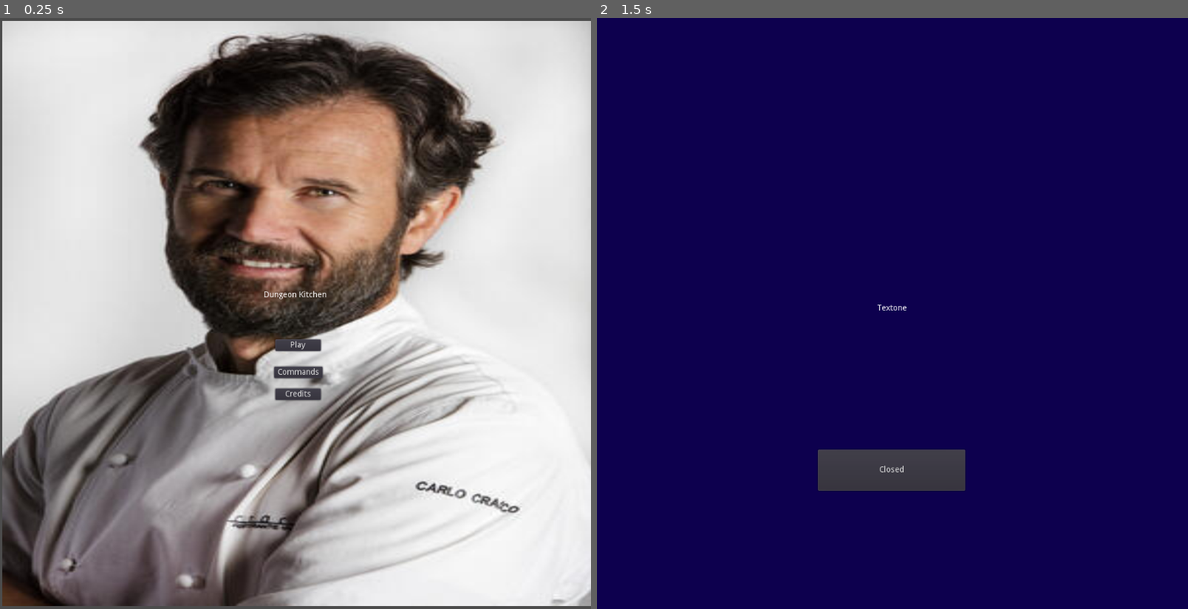
Above: before the commit, frames 1-2 (left to right).
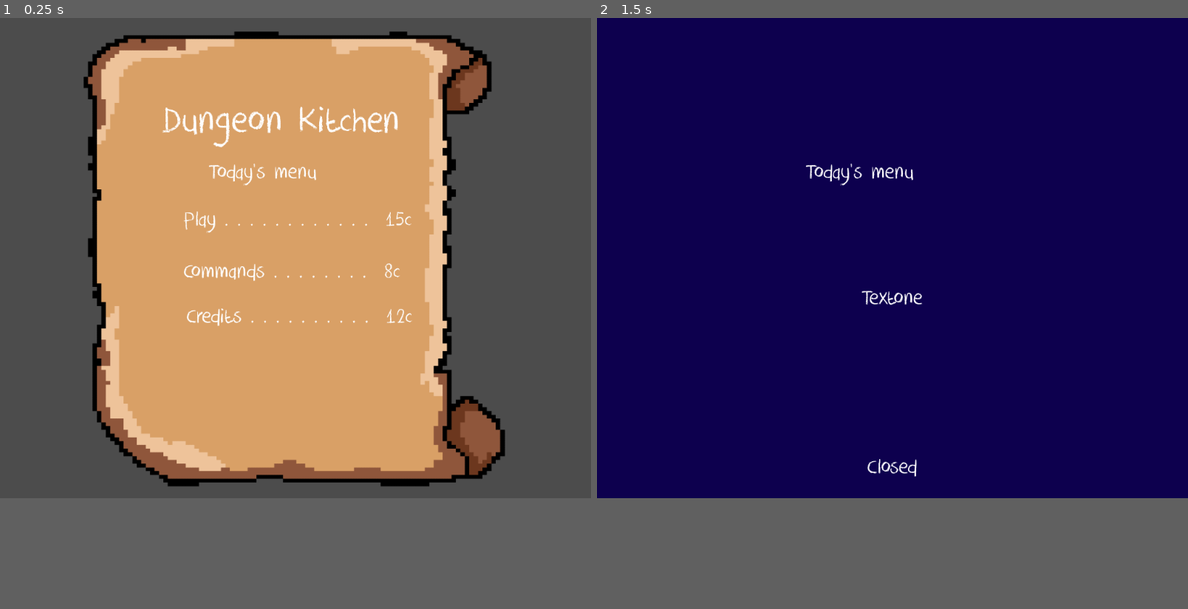
Above: after the commit, the same moments.

Repository: OscarPindaro/MiniJam152_Heroes
Game: Godot game, scene res://scenes/UI/menu/MainMenu.tscn
Same seed, same stepped clock (60 frames per second), same inputs: the game is played once before the commit and once after it. The project has no main scene, so this scene is started directly. The engine's default icon, where the game draws it, is replaced by a stand-in: a white triangle on a blue panel in a dark square.
Inputs:
- Up to frame 1 (0.25 s): no input
- Up to frame 2 (1.5 s): click "Commands" (after the commit: "Commands . . . . . . . . 8c") at 0.5 s; click "Credits" (after the commit: "Credits . . . . . . . . . . 1…") at 1.25 s
In our replay, the window is 800x800 before the commit and 800x650 after it. These sizes can differ from the game's own. Grey fills any space a smaller window leaves; there, only what the larger window draws over its background counts as a difference.

The runs differ from the first frame. In frame 1, 93% of the frame differs, in the area x 0-100%, y 0-100%; in frame 2, 2.1%.

Commit message:
new forn for main menu, waiting for chalkboard

Diff:
--- a/project.godot
+++ b/project.godot
@@ -25,7 +25,7 @@
 
 [display]
 
-window/size/height=1024
+window/size/height=832
 
 [global]
 
--- /dev/null
+++ b/scenes/UI/menu/MainMenu.tres
@@ -0,0 +1,30 @@
+[gd_resource type="Theme" load_steps=7 format=2]
+
+[ext_resource path="res://asset/UI/menu/fonts/DkCrayonCrumble-ddll.ttf" type="DynamicFontData" id=1]
+
+[sub_resource type="DynamicFont" id=1]
+size = 40
+font_data = ExtResource( 1 )
+
+[sub_resource type="StyleBoxEmpty" id=2]
+
+[sub_resource type="StyleBoxEmpty" id=3]
+
+[sub_resource type="StyleBoxEmpty" id=4]
+
+[sub_resource type="StyleBoxEmpty" id=5]
+
+[resource]
+default_font = SubResource( 1 )
+Button/colors/font_color = Color( 1, 1, 1, 1 )
+Button/colors/font_color_disabled = Color( 0.9, 0.9, 0.9, 0.2 )
+Button/colors/font_color_focus = Color( 1, 1, 1, 0.509804 )
+Button/colors/font_color_hover = Color( 1, 1, 1, 0.556863 )
+Button/colors/font_color_pressed = Color( 1, 1, 1, 0.490196 )
+Button/constants/hseparation = 2
+Button/fonts/font = SubResource( 1 )
+Button/styles/disabled = SubResource( 2 )
+Button/styles/focus = SubResource( 3 )
+Button/styles/hover = SubResource( 4 )
+Button/styles/normal = SubResource( 5 )
+Button/styles/pressed = null
--- a/scenes/UI/menu/MainMenu.tscn
+++ b/scenes/UI/menu/MainMenu.tscn
@@ -1,53 +1,60 @@
-[gd_scene load_steps=6 format=2]
+[gd_scene load_steps=8 format=2]
 
 [ext_resource path="res://scenes/UI/menu/Overlay.tscn" type="PackedScene" id=1]
-[ext_resource path="res://asset/UI/menu/carlocracco.jpg" type="Texture" id=2]
+[ext_resource path="res://asset/UI/scroll.png" type="Texture" id=2]
 [ext_resource path="res://scenes/UI/menu/MainMenu.gd" type="Script" id=3]
 [ext_resource path="res://scenes/TestItem.tscn" type="PackedScene" id=4]
+[ext_resource path="res://asset/UI/menu/fonts/DkCrayonCrumble-ddll.ttf" type="DynamicFontData" id=5]
+[ext_resource path="res://scenes/UI/menu/MainMenu.tres" type="Theme" id=6]
 
-[sub_resource type="Theme" id=1]
+[sub_resource type="DynamicFont" id=1]
+size = 70
+font_data = ExtResource( 5 )
 
 [node name="MainMenu" type="Control"]
 anchor_right = 1.0
 anchor_bottom = 1.0
-theme = SubResource( 1 )
+theme = ExtResource( 6 )
 script = ExtResource( 3 )
 game_scene = ExtResource( 4 )
 
-[node name="Carlocracco" type="Sprite" parent="."]
-position = Vector2( 515.5, 512 )
-scale = Vector2( 3.41, 2.25333 )
+[node name="Background" type="Sprite" parent="."]
+position = Vector2( 509, 417 )
+scale = Vector2( 0.92, 0.78 )
 texture = ExtResource( 2 )
 
 [node name="Title" type="Label" parent="."]
-margin_left = 457.0
-margin_top = 473.0
-margin_right = 566.0
-margin_bottom = 487.0
+margin_left = 268.0
+margin_top = 133.0
+margin_right = 708.0
+margin_bottom = 242.0
+custom_fonts/font = SubResource( 1 )
 text = "Dungeon Kitchen"
+align = 1
+valign = 1
 
 [node name="MainMenuTheme" type="AudioStreamPlayer" parent="."]
 
 [node name="PlayButton" type="Button" parent="."]
-margin_left = 477.0
-margin_top = 557.0
-margin_right = 556.0
-margin_bottom = 577.0
-text = "Play"
+margin_left = 304.0
+margin_top = 320.0
+margin_right = 653.0
+margin_bottom = 389.0
+text = " Play . . . . . . . . . . . .  15c"
 
 [node name="CommandsButton" type="Button" parent="."]
-margin_left = 475.0
-margin_top = 604.0
-margin_right = 559.0
-margin_bottom = 624.0
-text = "Commands"
+margin_left = 317.0
+margin_top = 424.0
+margin_right = 459.0
+margin_bottom = 464.0
+text = "Commands . . . . . . . .  8c"
 
 [node name="CreditsButton" type="Button" parent="."]
-margin_left = 477.0
-margin_top = 642.0
-margin_right = 556.0
-margin_bottom = 662.0
-text = "Credits"
+margin_left = 322.0
+margin_top = 502.0
+margin_right = 639.0
+margin_bottom = 542.0
+text = "Credits . . . . . . . . . .  12c"
 
 [node name="CommandOverlay" parent="." instance=ExtResource( 1 )]
 visible = false
@@ -56,6 +63,13 @@
 visible = false
 color = Color( 0.305882, 0, 0, 1 )
 
+[node name="mainmenu" type="Label" parent="."]
+margin_left = 361.0
+margin_top = 252.0
+margin_right = 549.0
+margin_bottom = 292.0
+text = "Today's menu"
+
 [connection signal="pressed" from="PlayButton" to="." method="_on_PlayButton_pressed"]
 [connection signal="pressed" from="CommandsButton" to="CommandOverlay" method="_on_activation_button_pressed"]
 [connection signal="pressed" from="CreditsButton" to="CreditsOverlay" method="_on_activation_button_pressed"]
Binary file added: asset/UI/menu/fonts/DkCrayonCrumble-ddll.ttf
